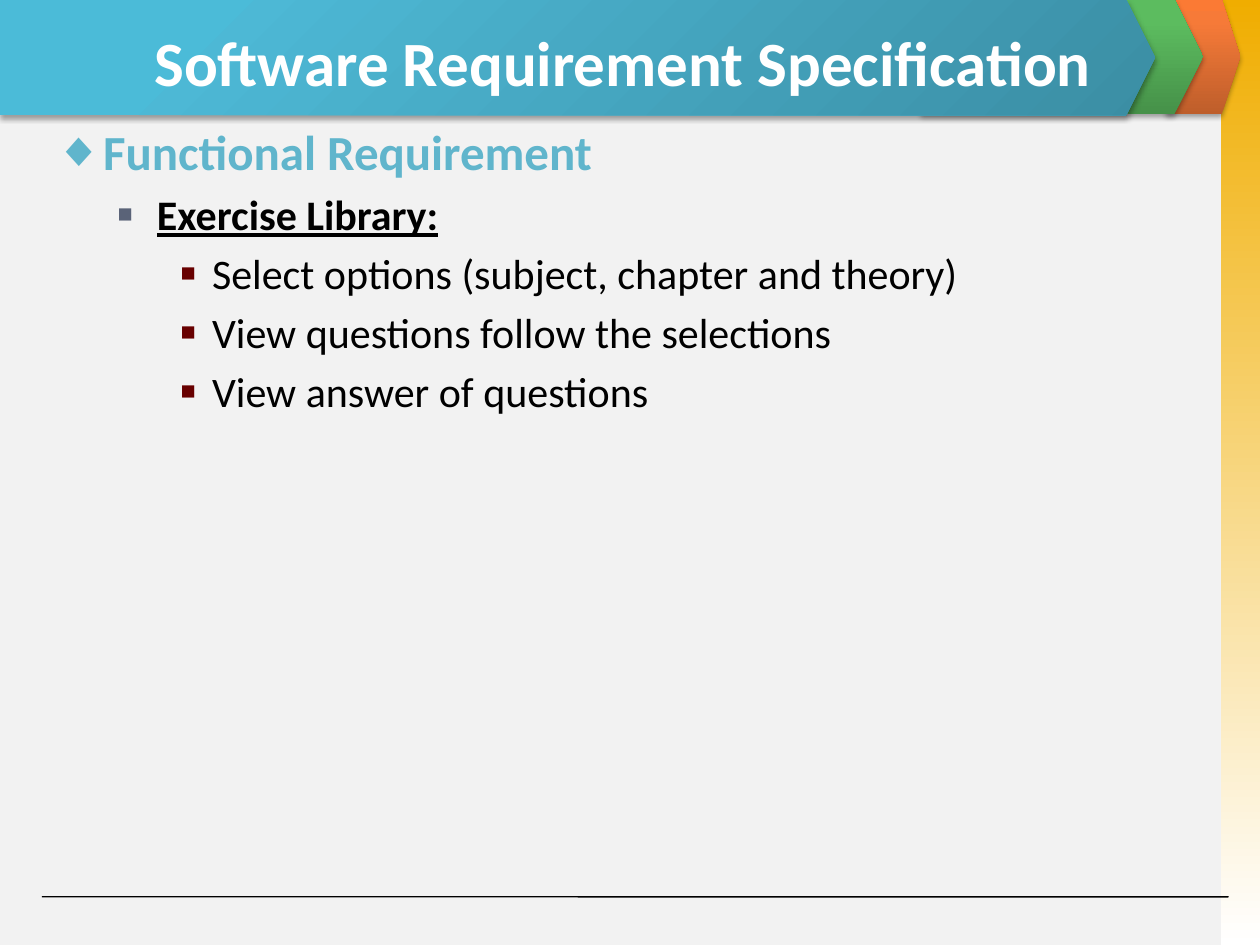
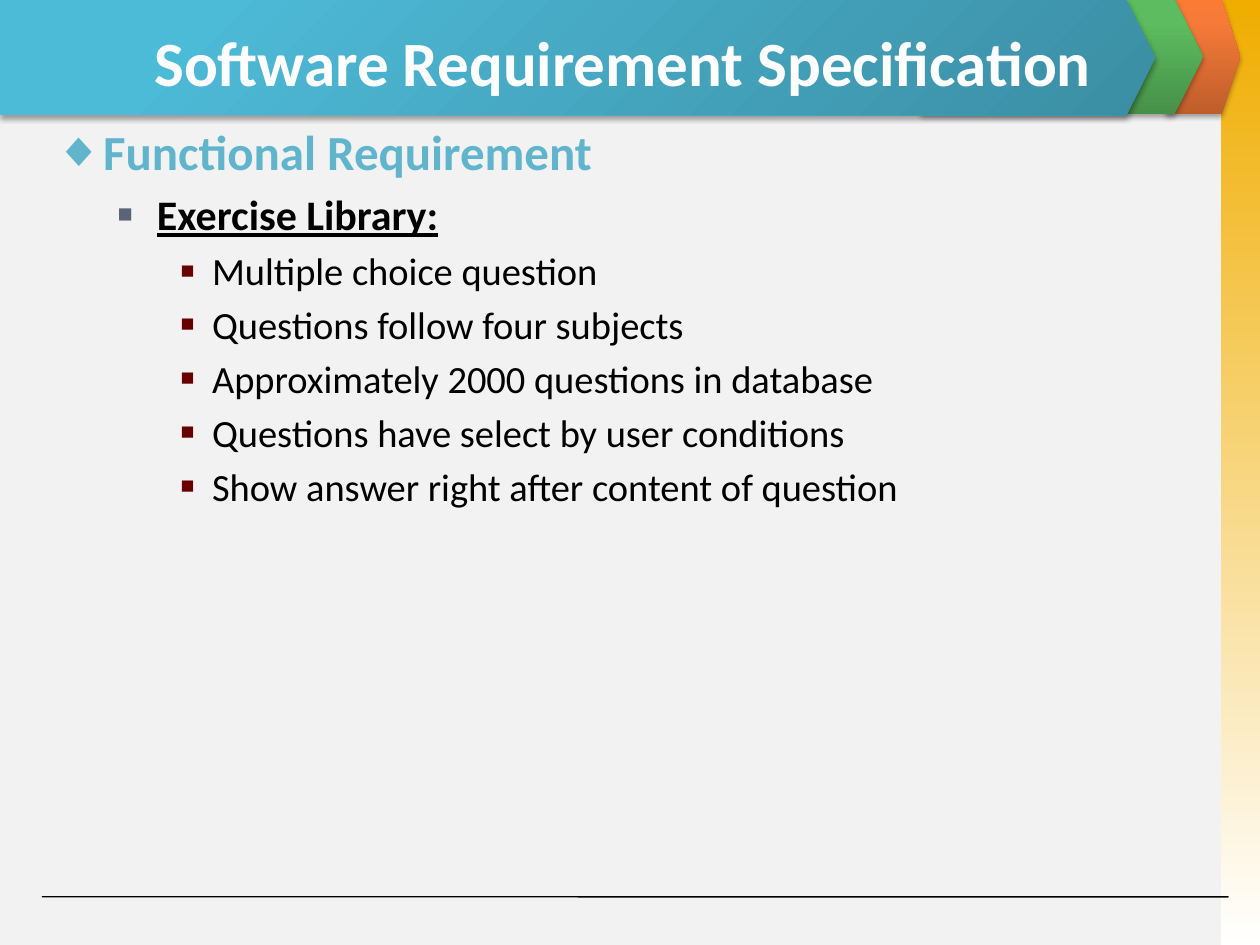
Before and after one commit to invisibleghost/e-learning-website, a slide deck: slide 20 of Document/Final report/Slide Present E-Learning.pptx (slide 19 before the commit). Drawn at 1260x945 pixels with LibreOffice and Linux fonts; fonts in the diff are those of the drawing. Boxes give left, top, right and bottom in pixels: in the first picture for what was removed or moved away, otherwise in the second. Text is boxed around its words. In the diff, an @@ line names an element or a change of style, - is before the commit and + after.

```diff
--- a/Document/Final report/Slide Present E-Learning.pptx
+++ b/Document/Final report/Slide Present E-Learning.pptx
@@ text at (212,258,898,508): text changed; size 24 to 22 pt @@
-    ■ Select options (subject, chapter and theory)
-    ■ View questions follow the selections
-    ■ View answer of questions
+    ■ Multiple choice question
+    ■ Questions follow four subjects
+    ■ Approximately 2000 questions in database
+    ■ Questions have select by user conditions
+    ■ Show answer right after content of question
```
Also in this commit, not shown: 8 other slides changed, 2 slides added, 1 slide removed.
